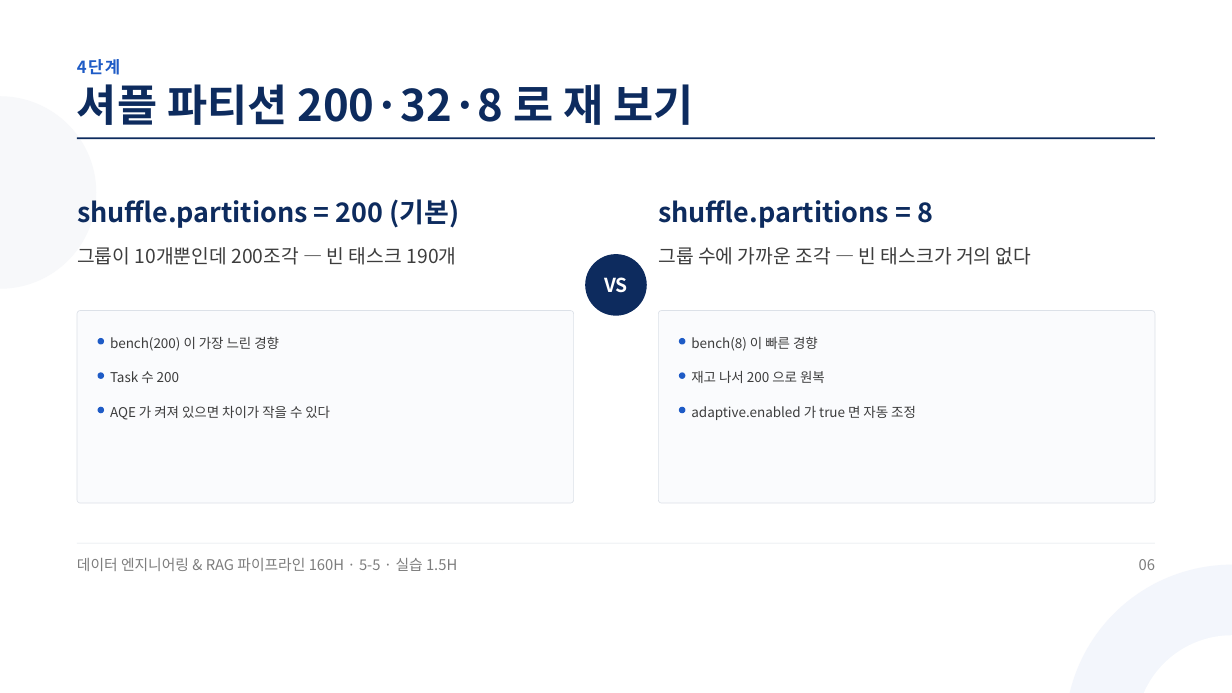
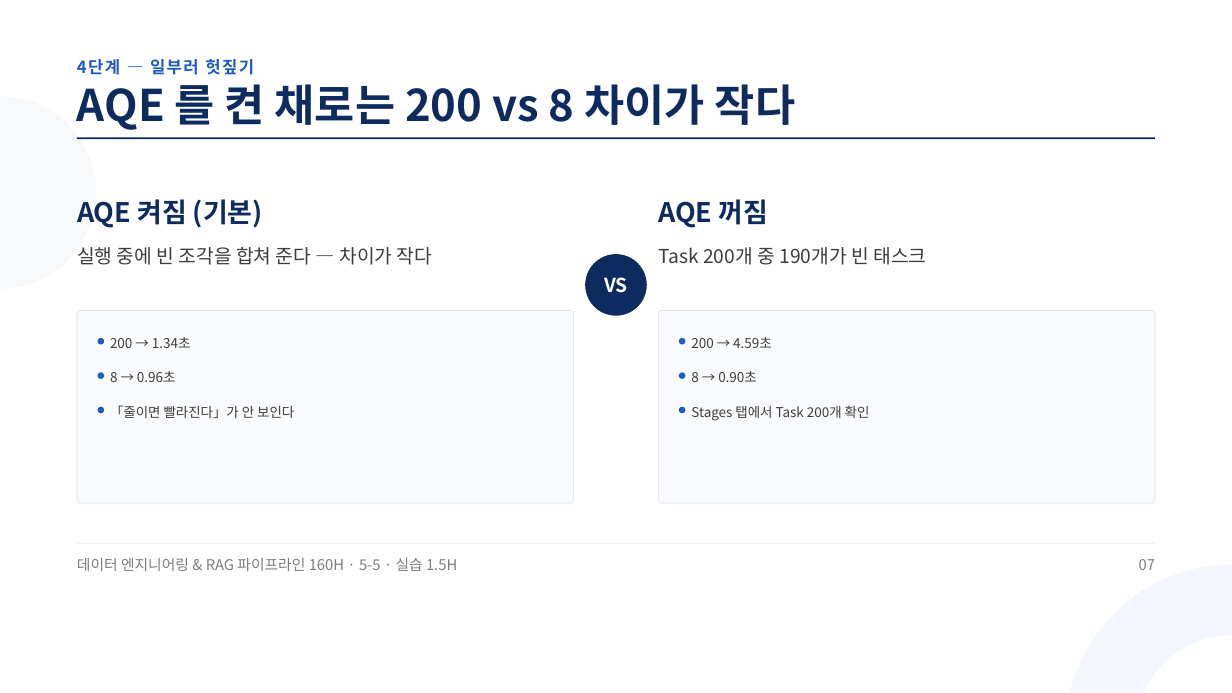
Before and after one commit to aebonlee/materials, a slide deck: slide 7 of data-eng/decks/w5d5s2.pptx (slide 6 before the commit). Drawn at 1232x693 pixels with LibreOffice and Linux fonts; fonts in the diff are those of the drawing. Boxes give left, top, right and bottom in pixels: in the first picture for what was removed or moved away, otherwise in the second. Text is boxed around its words. In the diff, an @@ line names an element or a change of style, - is before the commit and + after.

```diff
--- a/data-eng/decks/w5d5s2.pptx
+++ b/data-eng/decks/w5d5s2.pptx
@@ text at [77, 59, 254, 75]: text changed @@
-4단계
+4단계 — 일부러 헛짚기
@@ text at [77, 84, 795, 130]: text changed @@
-셔플 파티션 200·32·8 로 재 보기
+AQE 를 켠 채로는 200 vs 8 차이가 작다
@@ text at [77, 199, 263, 228]: text changed @@
-shuffle.partitions = 200 (기본)
+AQE 켜짐 (기본)
@@ text at [658, 199, 769, 228]: text changed @@
-shuffle.partitions = 8
+AQE 꺼짐
@@ text at [77, 247, 432, 265]: text changed @@
-그룹이 10개뿐인데 200조각 — 빈 태스크 190개
+실행 중에 빈 조각을 합쳐 준다 — 차이가 작다
@@ text at [658, 247, 927, 265]: text changed @@
-그룹 수에 가까운 조각 — 빈 태스크가 거의 없다
+Task 200개 중 190개가 빈 태스크
@@ text at [110, 337, 191, 348]: text changed @@
-bench(200) 이 가장 느린 경향
+200 → 1.34초
@@ text at [691, 337, 772, 348]: text changed @@
-bench(8) 이 빠른 경향
+200 → 4.59초
@@ text at [110, 371, 176, 382]: text changed @@
-Task 수 200
+8 → 0.96초
@@ text at [691, 371, 757, 382]: text changed @@
-재고 나서 200 으로 원복
+8 → 0.90초
@@ text at [110, 405, 294, 418]: text changed @@
-AQE 가 켜져 있으면 차이가 작을 수 있다
+「줄이면 빨라진다」가 안 보인다
@@ text at [691, 406, 870, 421]: text changed @@
-adaptive.enabled 가 true 면 자동 조정
+Stages 탭에서 Task 200개 확인
@@ text at [1139, 559, 1155, 570]: text changed @@
-06
+07
```
Also in this commit, not shown: 7 other slides changed, 3 slides added, 2 slides removed, 11 other files.
